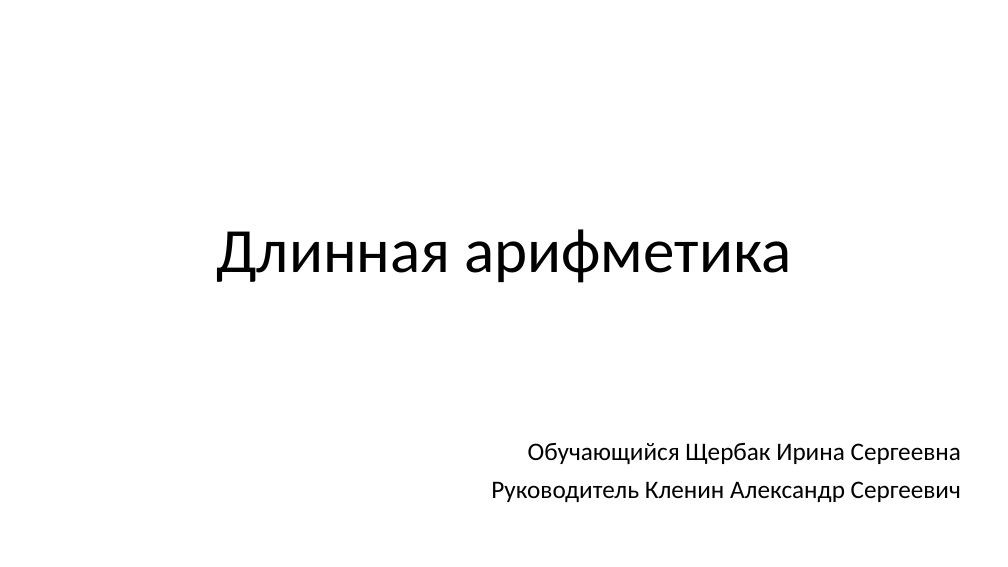
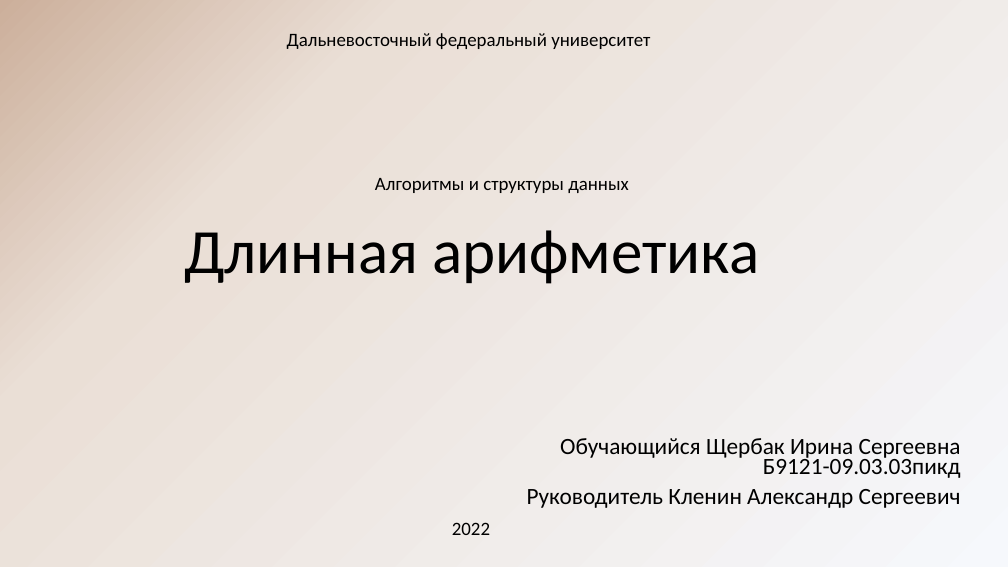
Before and after one commit to reenashka/A-SD, a slide deck: slide 1 of Длинная арифметика.pptx. Drawn at 1008x567 pixels with LibreOffice and Linux fonts; fonts in the diff are those of the drawing. Boxes give left, top, right and bottom in pixels: in the first picture for what was removed or moved away, otherwise in the second. Text is boxed around its words. In the diff, an @@ line names an element or a change of style, - is before the commit and + after.

```diff
--- a/Длинная арифметика.pptx
+++ b/Длинная арифметика.pptx
@@ background #FFFFFF to gradient #F6F8FC to #EADFD6 to #CCAF9B @@
@@ text added at [287, 33, 650, 49], 18 pt, text #000000 @@
+Дальневосточный федеральный университет
@@ text added at [375, 178, 629, 193], 18 pt, text #000000 @@
+Алгоритмы и структуры данных
@@ title "Длинная арифметика": place and size @@
-title "Длинная арифметика" at [216, 229, 792, 283]
+title "Длинная арифметика" at [184, 230, 760, 284]
@@ subtitle "Обучающийся Щербак Ирина Сергеевна Б9121-09.03.03пикд": place and size @@
-subtitle "Обучающийся Щербак Ирина Сергеевна Б9121-09.03.03пикд" at [491, 443, 961, 502]
+subtitle "Обучающийся Щербак Ирина Сергеевна Б9121-09.03.03пикд" at [527, 438, 961, 508]
@@ subtitle at [560, 438, 961, 478]: text changed; size 24 to 22.2 pt @@
-Обучающийся Щербак Ирина Сергеевна
+Обучающийся Щербак Ирина Сергеевна Б9121-09.03.03пикд
@@ subtitle at [527, 489, 961, 508]: size 24 to 22.2 pt in "Руководитель Кленин Александр Сергеевич"; line spacing 0.9 to 0.7 @@
@@ text added at [452, 522, 490, 535], 18 pt, text #000000 @@
+2022
```
Also in this commit, not shown: 7 other slides changed, 29 other files.
